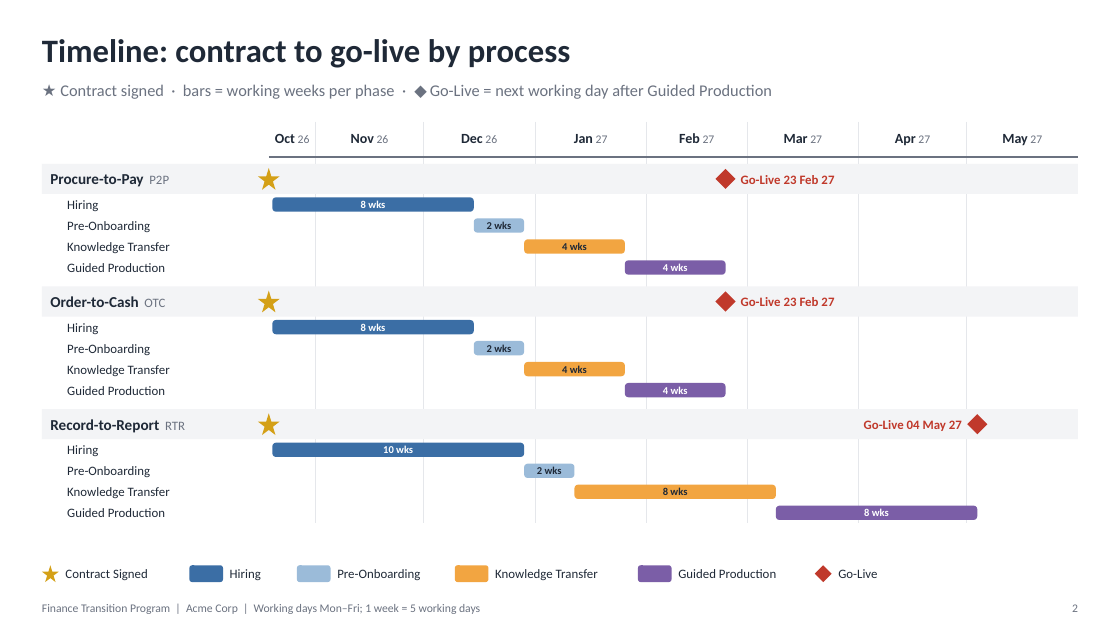
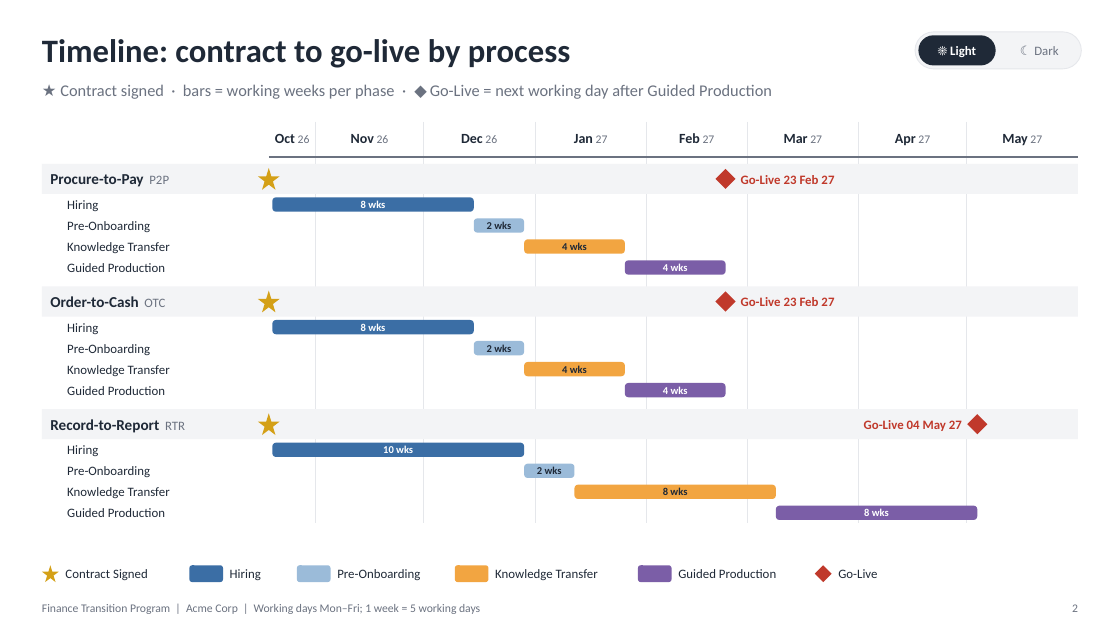
Before and after one commit to possaiden/demo, a slide deck: slide 2 of output/Project_Plan.pptx. Drawn at 1120x630 pixels with LibreOffice and Linux fonts; fonts in the diff are those of the drawing. Boxes give left, top, right and bottom in pixels: in the first picture for what was removed or moved away, otherwise in the second. Text is boxed around its words. In the diff, an @@ line names an element or a change of style, - is before the commit and + after.

```diff
--- a/output/Project_Plan.pptx
+++ b/output/Project_Plan.pptx
@@ rounded rectangle added at (x1=915, y1=32, x2=1081, y2=69), fill #F3F4F6, outline #E5E7EB 0.75 pt @@
@@ rounded rectangle added at (x1=918, y1=35, x2=996, y2=66), fill #1F2937, 11 pt, text #FFFFFF, bold @@
+☀ Light
@@ rounded rectangle added at (x1=1001, y1=35, x2=1078, y2=66), fill #F3F4F6, 11 pt, text #6B7280 @@
+☾ Dark
```
Also in this commit, not shown: 2 other slides changed, 3 slides added, 8 other files.
